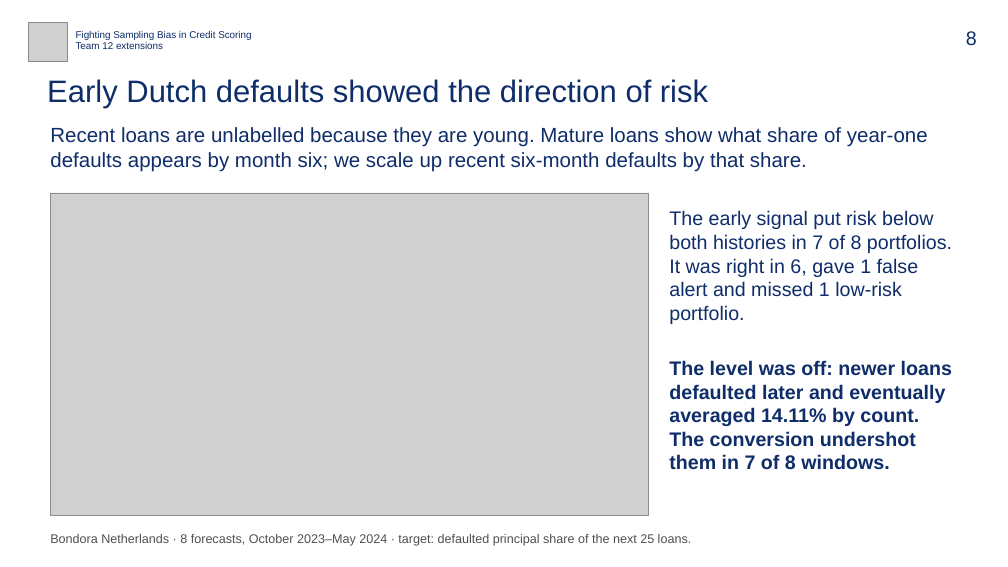
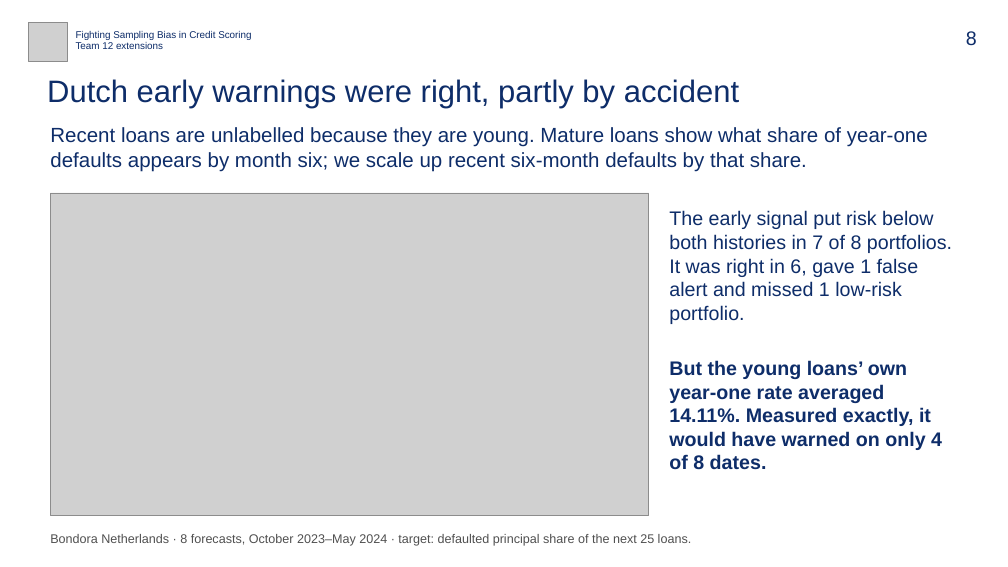
Before and after one commit to bigpurota/paper11, a slide deck: slide 8 of slides/paper11.pptx. Drawn at 1008x567 pixels with LibreOffice and Linux fonts; fonts in the diff are those of the drawing; grey boxes stand for pictures. Boxes give left, top, right and bottom in pixels: in the first picture for what was removed or moved away, otherwise in the second. Text is boxed around its words. In the diff, an @@ line names an element or a change of style, - is before the commit and + after.

```diff
--- a/slides/paper11.pptx
+++ b/slides/paper11.pptx
@@ text at bbox=[47, 79, 739, 109]: text changed @@
-Early Dutch defaults showed the direction of risk
+Dutch early warnings were right, partly by accident
@@ text at bbox=[669, 360, 942, 470]: text changed @@
-The level was off: newer loans defaulted later and eventually averaged 14.11% by count. The conversion undershot them in 7 of 8 windows.
+But the young loans’ own year-one rate averaged 14.11%. Measured exactly, it would have warned on only 4 of 8 dates.
```
Also in this commit, not shown: 2 other slides changed, 15 other files.
